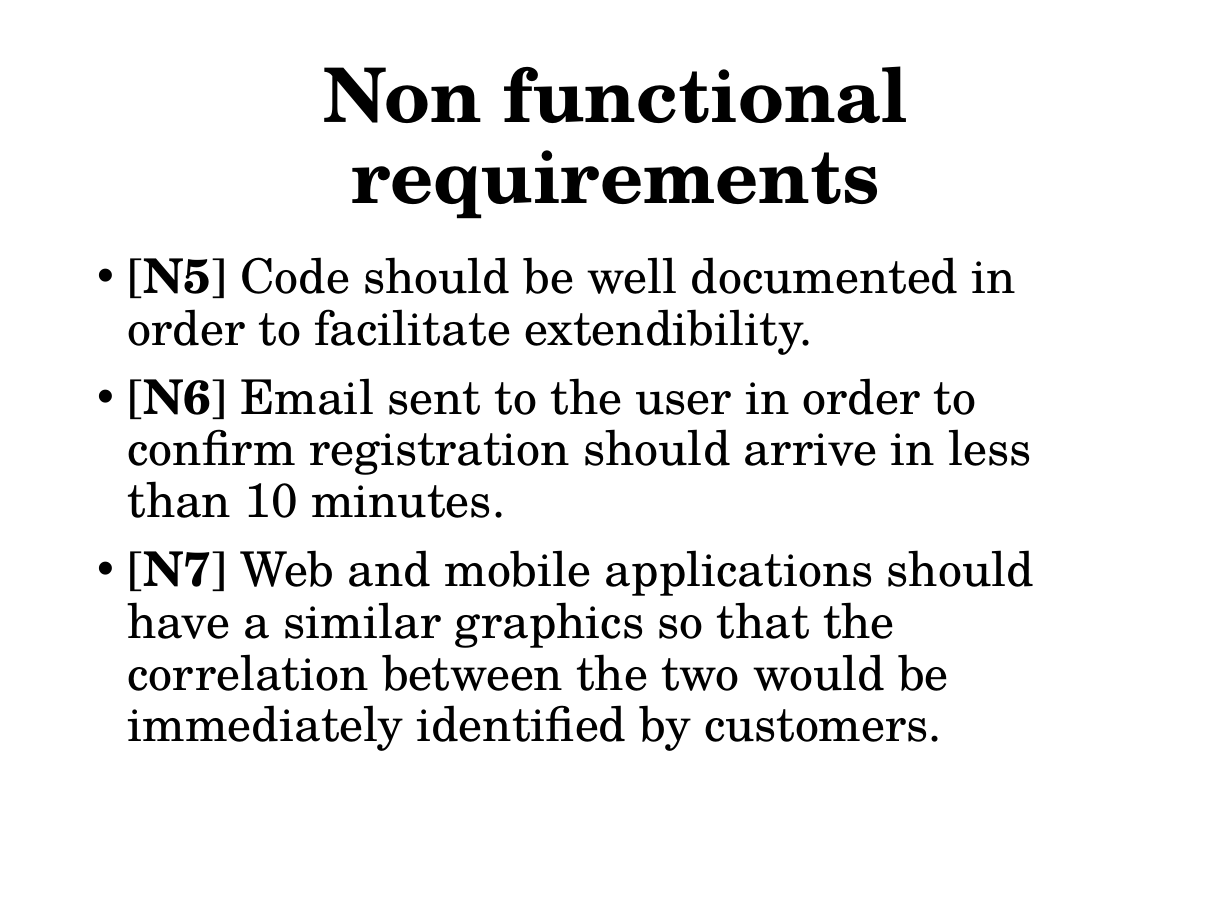
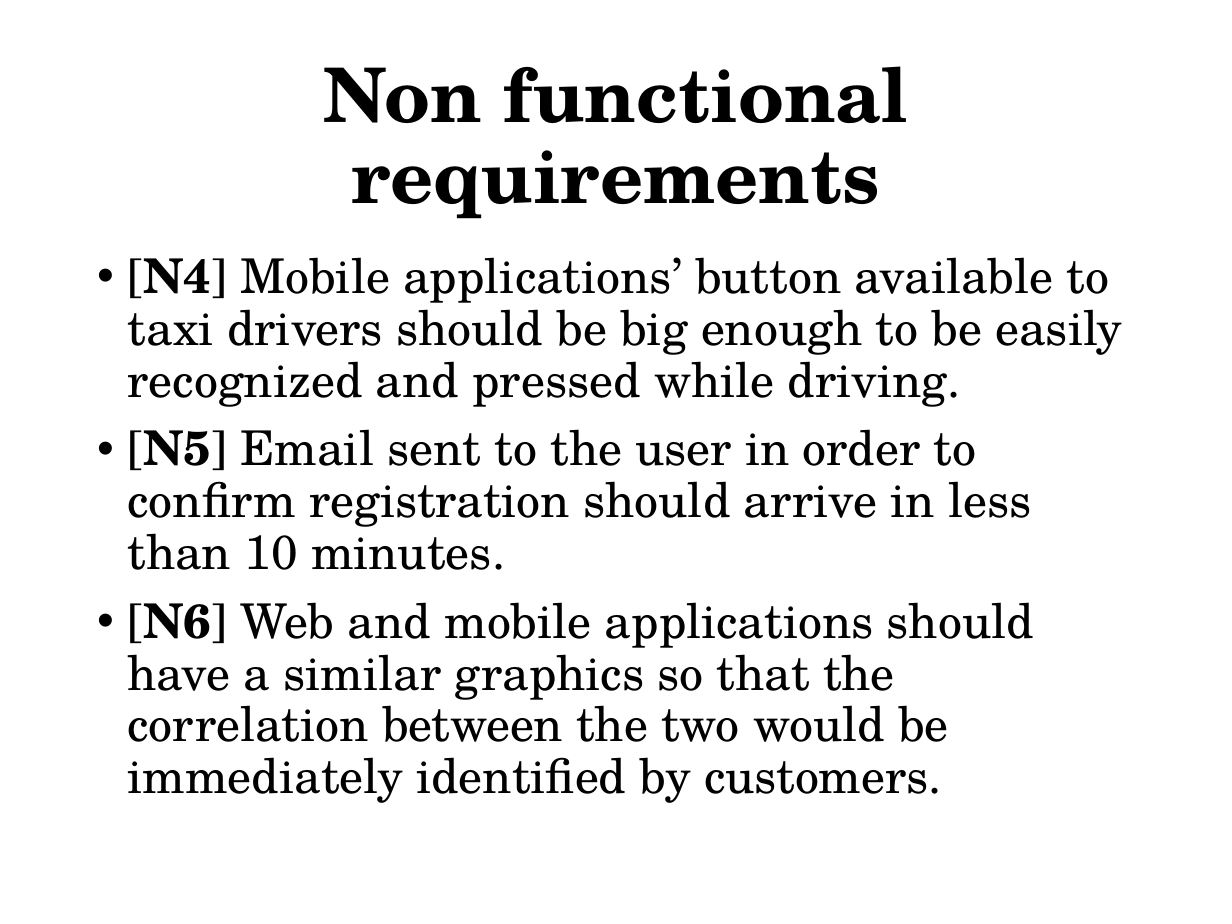
Before and after one commit to MarcoRomani/myTaxyService-SE2-PozziRomani, a slide deck: slide 2 of OtherStuff/Presentation/Non fun req + Scenarios + mockups.pptx. Drawn at 1232x924 pixels with LibreOffice and Linux fonts; fonts in the diff are those of the drawing. Boxes give left, top, right and bottom in pixels: in the first picture for what was removed or moved away, otherwise in the second. Text is boxed around its words. In the diff, an @@ line names an element or a change of style, - is before the commit and + after.

```diff
--- a/OtherStuff/Presentation/Non fun req + Scenarios + mockups.pptx
+++ b/OtherStuff/Presentation/Non fun req + Scenarios + mockups.pptx
@@ text at box(128, 257, 1122, 803): text changed @@
-• [N5] Code should be well documented in order to facilitate extendibility.
-• [N6] Email sent to the user in order to confirm registration should arrive in less than 10 minutes.
-• [N7] Web and mobile applications should have a similar graphics so that the correlation between the two would be immediately identified by customers.
+• [N4] Mobile applications’ button available to taxi drivers should be big enough to be easily recognized and pressed while driving.
+• [N5] Email sent to the user in order to confirm registration should arrive in less than 10 minutes.
+• [N6] Web and mobile applications should have a similar graphics so that the correlation between the two would be immediately identified by customers.
```
Also in this commit, not shown: 3 other slides changed, 4 other files.
